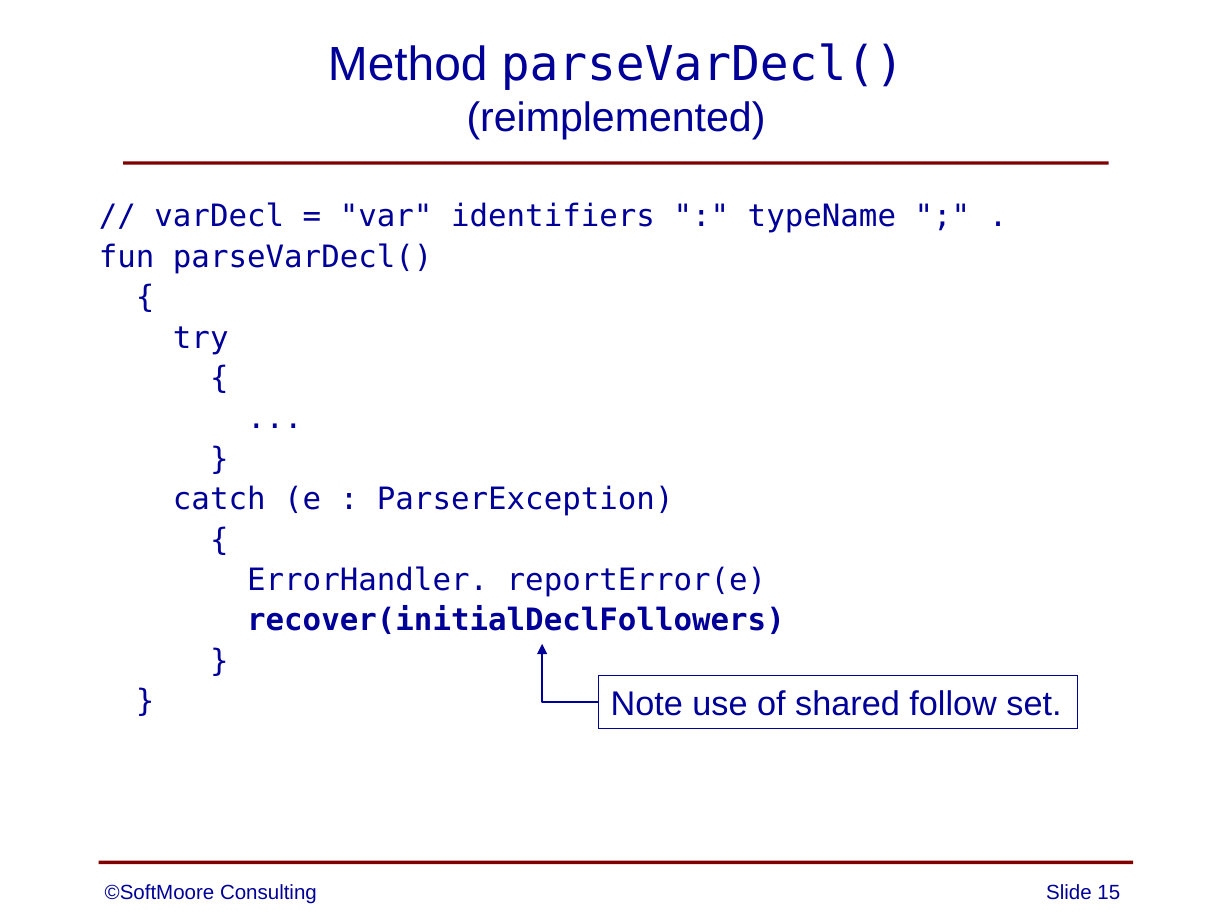
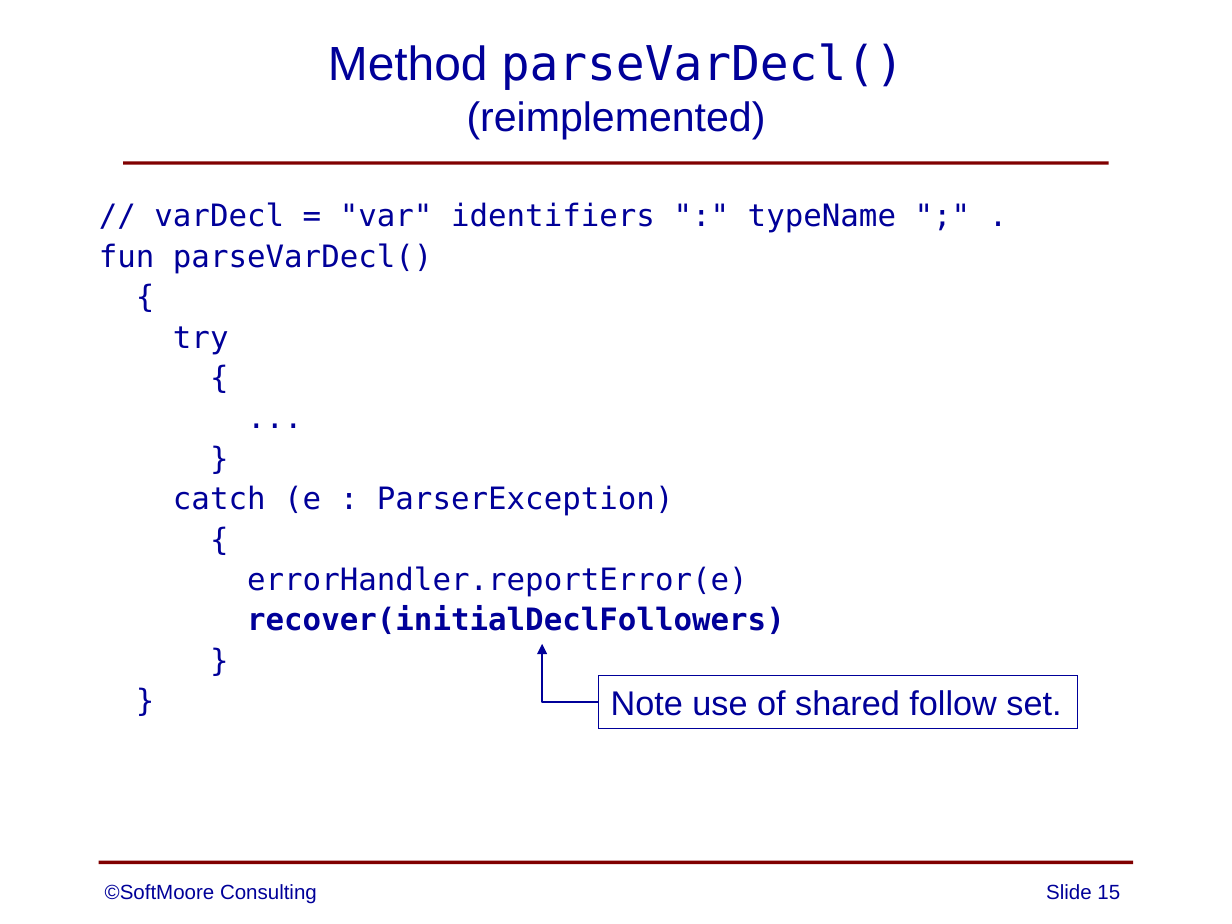
Before and after one commit to SoftMoore/CPRL-Kt, a slide deck: slide 15 of PowerPoint/07 - Error Handling.pptx. Drawn at 1232x924 pixels with LibreOffice and Linux fonts; fonts in the diff are those of the drawing. Boxes give left, top, right and bottom in pixels: in the first picture for what was removed or moved away, otherwise in the second. Text is boxed around its words. In the diff, an @@ line names an element or a change of style, - is before the commit and + after.

```diff
--- a/PowerPoint/07 - Error Handling.pptx
+++ b/PowerPoint/07 - Error Handling.pptx
@@ text at (x1=247, y1=566, x2=748, y2=597): text changed @@
-ErrorHandler. reportError(e)
+errorHandler.reportError(e)
```
Also in this commit, not shown: 5 other slides changed, 3 other files.
